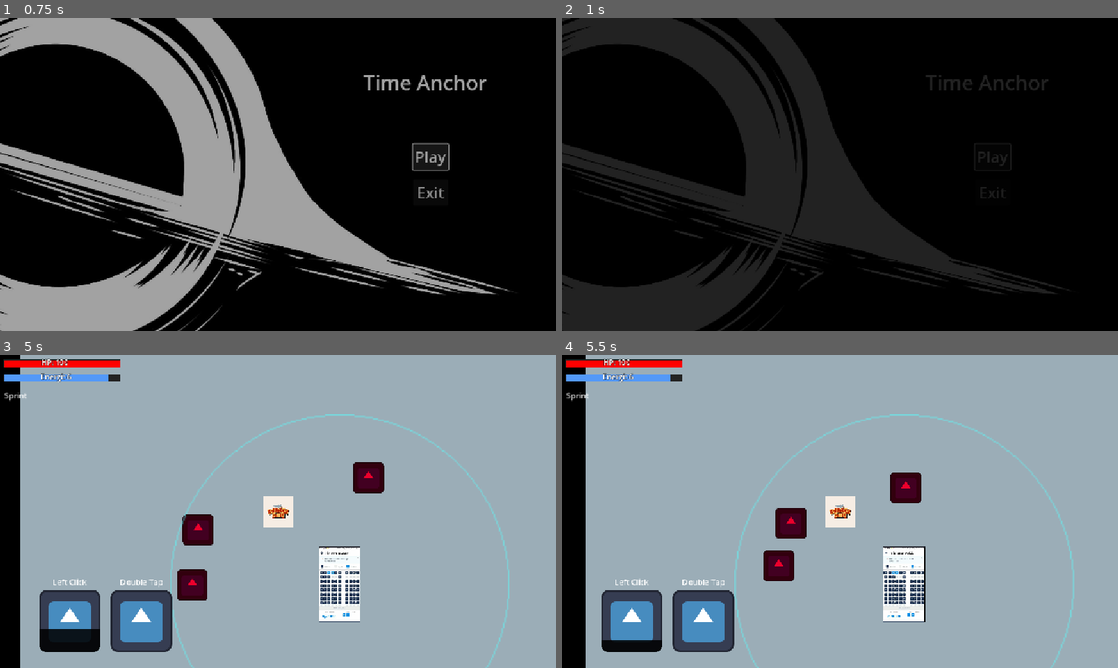
Above: before the commit, frames 1-4 (two rows, left to right).
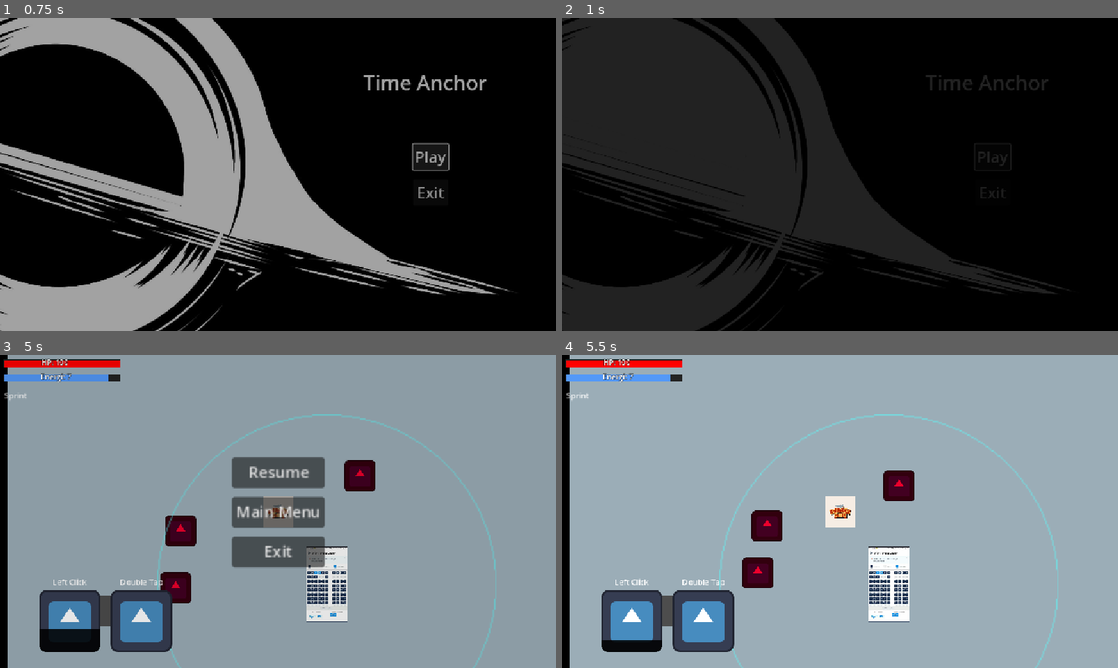
Above: after the commit, the same moments.

Repository: awanswangd/TimeAnchor
Game: Godot game, scene res://Scene/main_menu.tscn
Same seed, same stepped clock (60 frames per second), same inputs: the game is played once before the commit and once after it. The engine's default icon, where the game draws it, is replaced by a stand-in: a white triangle on a blue panel in a dark square. Sound files missing from this copy of the repository are replaced by a short silence.
Inputs (mouse positions are in pixels of both pictures, inside the frame that each line leads up to):
- Up to frame 1 (0.75 s): click "Play" at 0.5 s
- Up to frame 2 (1 s): no input
- Up to frame 3 (5 s): move the mouse to (400, 495) at 1.27 s; hold Right (ui_right) 1.28-2.03 s; hold Space (detonate) 1.28-2.03 s; click (400, 495) at 1.55 s; tap Enter at 2 s; move the mouse to (166, 527) at 2.02 s; hold Down (ui_down) 2.03-2.78 s; click (166, 527) at 2.1 s; tap Space (detonate) at 2.3, 3.8 s; move the mouse to (333, 442) at 2.77 s; hold Right (ui_right) 2.78-3.53 s; hold Space (detonate) 2.78-3.53 s; click (333, 442) at 3.05 s; move the mouse to (250, 574) at 3.52 s; hold Up (ui_up) 3.53-4.28 s; click (250, 574) at 3.6 s; move the mouse to (444, 558) at 4.27 s; hold Left (ui_left) from 4.28 s (still down); hold Shift (sprint) from 4.28 s (still down); click (444, 558) at 4.55 s; tap Escape (Pause, bound only after the commit) at 4.9 s
- Up to frame 4 (5.5 s): release Left (ui_left) at 5 s; release Shift (sprint) at 5 s; click (840, 473) at 5 s, where only the run after the commit has a clickable "Resume"

Frame 1 is identical in both runs. In frame 2, 11% of the frame differs, in the area x 0-34%, y 8-57%; in frame 3, 13%, in the area x 0-92%, y 0-100%; in frame 4, 7.3%.

Commit message:
Add pause menu and audio management features
- Implemented a pause menu scene with resume, main menu, and exit buttons.
- Created an audio manager script to handle background music and sound effects.
- Added functionality to play, stop, and pause background music.
- Integrated sound effect playback with pitch randomization.
- Imported an explosion suspense audio file for use in the game.

Diff:
--- a/Scene/main.tscn
+++ b/Scene/main.tscn
@@ -8,9 +8,11 @@
 [ext_resource type="Script" uid="uid://dx5tuvp2ugmt1" path="res://Scripts/enemy_spawner.gd" id="6_1xcnr"]
 [ext_resource type="Script" uid="uid://ccquy3ffukec5" path="res://Scripts/ui_manager.gd" id="6_ow1sv"]
 [ext_resource type="Script" uid="uid://c31nxo4fgt5n2" path="res://Scripts/game_manager.gd" id="7_ow1sv"]
+[ext_resource type="AudioStream" uid="uid://1xcpnybgg8sf" path="res://Audio/Bgm1.mp3" id="8_0sxm5"]
 [ext_resource type="PackedScene" uid="uid://bbcxsqq6pge3p" path="res://Scene/HealthBar.tscn" id="9_3pt4j"]
 [ext_resource type="PackedScene" uid="uid://kq33rjky8c81" path="res://Scene/SkillUI.tscn" id="9_c2iwn"]
 [ext_resource type="PackedScene" uid="uid://ddysq8c7hxaty" path="res://Scene/EnergyBar.tscn" id="10_7y4ci"]
+[ext_resource type="PackedScene" uid="uid://7s7cny7wu3so" path="res://Scene/pause_menu.tscn" id="14_hspdg"]
 
 [sub_resource type="TileSetAtlasSource" id="TileSetAtlasSource_2wwxx"]
 texture = ExtResource("1_sblpm")
@@ -52,7 +54,7 @@
 
 [node name="GameManager" type="Node" parent="." groups=["game_manager"]]
 script = ExtResource("7_ow1sv")
-survival_duration = 120.0
+bgm_act_1 = ExtResource("8_0sxm5")
 
 [node name="UIManager" type="CanvasLayer" parent="." groups=["ui_mannager"]]
 process_mode = 3
@@ -243,3 +245,5 @@
 grow_vertical = 2
 theme_override_font_sizes/font_size = 32
 text = "Objective Text"
+
+[node name="PauseMenu" parent="." instance=ExtResource("14_hspdg")]
--- a/Scene/main_menu.tscn
+++ b/Scene/main_menu.tscn
@@ -1,7 +1,8 @@
-[gd_scene load_steps=12 format=3 uid="uid://bur8sbp3qbgql"]
+[gd_scene load_steps=13 format=3 uid="uid://bur8sbp3qbgql"]
 
-[ext_resource type="Script" uid="uid://bp14rno1pri66" path="res://Scripts/main_menu.gd" id="1_ftydy"]
+[ext_resource type="Script" uid="uid://bp14rno1pri66" path="res://scripts/main_menu.gd" id="1_ftydy"]
 [ext_resource type="Texture2D" uid="uid://cftoflvb7v26w" path="res://Assets/Background_MainMenu_Animated.png" id="2_87ipw"]
+[ext_resource type="AudioStream" uid="uid://dau7djt5gqovh" path="res://Audio/Main_Menu.mp3" id="2_hii65"]
 
 [sub_resource type="AtlasTexture" id="AtlasTexture_87ipw"]
 atlas = ExtResource("2_87ipw")
@@ -38,42 +39,33 @@
 [sub_resource type="SpriteFrames" id="SpriteFrames_ejkra"]
 animations = [{
 "frames": [{
-"duration": 1.0,
+"duration": 0.1,
 "texture": SubResource("AtlasTexture_87ipw")
 }, {
-"duration": 1.0,
+"duration": 0.1,
 "texture": SubResource("AtlasTexture_hii65")
 }, {
-"duration": 1.0,
+"duration": 1.5,
 "texture": SubResource("AtlasTexture_kqsxi")
 }, {
-"duration": 1.0,
+"duration": 0.5,
 "texture": SubResource("AtlasTexture_pvidh")
 }, {
-"duration": 1.0,
+"duration": 0.5,
 "texture": SubResource("AtlasTexture_hptlk")
 }, {
-"duration": 1.0,
+"duration": 0.5,
 "texture": SubResource("AtlasTexture_oqads")
 }, {
-"duration": 1.0,
+"duration": 0.5,
 "texture": SubResource("AtlasTexture_s2f1d")
 }, {
-"duration": 1.0,
+"duration": 0.5,
 "texture": SubResource("AtlasTexture_ejkra")
-}, {
-"duration": 1.0,
-"texture": SubResource("AtlasTexture_kqsxi")
-}, {
-"duration": 1.0,
-"texture": SubResource("AtlasTexture_hii65")
-}, {
-"duration": 1.0,
-"texture": SubResource("AtlasTexture_87ipw")
 }],
 "loop": true,
 "name": &"default",
-"speed": 5.0
+"speed": 1.0
 }]
 
 [node name="MainMenu" type="Control"]
@@ -86,12 +78,14 @@
 grow_horizontal = 2
 grow_vertical = 2
 script = ExtResource("1_ftydy")
+Bgm_Lobby = ExtResource("2_hii65")
 
 [node name="Background" type="AnimatedSprite2D" parent="."]
 position = Vector2(576, 408)
 scale = Vector2(0.725, 0.725)
 sprite_frames = SubResource("SpriteFrames_ejkra")
-frame_progress = 0.223127
+autoplay = "default"
+frame_progress = 0.249731
 metadata/_edit_use_anchors_ = true
 
 [node name="TitleLabel" type="Label" parent="."]
--- /dev/null
+++ b/Scene/pause_menu.tscn
@@ -0,0 +1,46 @@
+[gd_scene load_steps=2 format=3 uid="uid://7s7cny7wu3so"]
+
+[ext_resource type="Script" uid="uid://c5xtyimbf33l2" path="res://Scripts/pause_menu.gd" id="1_i3got"]
+
+[node name="PauseMenu" type="CanvasLayer"]
+process_mode = 3
+script = ExtResource("1_i3got")
+
+[node name="ColorRect" type="ColorRect" parent="."]
+anchors_preset = 15
+anchor_right = 1.0
+anchor_bottom = 1.0
+grow_horizontal = 2
+grow_vertical = 2
+color = Color(0, 0, 0, 0.0980392)
+metadata/_edit_use_anchors_ = true
+
+[node name="VBoxContainer" type="VBoxContainer" parent="."]
+anchors_preset = 8
+anchor_left = 0.5
+anchor_top = 0.5
+anchor_right = 0.5
+anchor_bottom = 0.5
+offset_left = -96.0
+offset_top = -111.5
+offset_bottom = -0.5
+grow_horizontal = 2
+grow_vertical = 2
+scale = Vector2(2, 2)
+theme_override_constants/separation = 9
+
+[node name="ResumeButton" type="Button" parent="VBoxContainer"]
+layout_mode = 2
+text = "Resume"
+
+[node name="MainMenuButton" type="Button" parent="VBoxContainer"]
+layout_mode = 2
+text = "Main Menu"
+
+[node name="ExitButton" type="Button" parent="VBoxContainer"]
+layout_mode = 2
+text = "Exit"
+
+[connection signal="pressed" from="VBoxContainer/ResumeButton" to="." method="_on_resume_button_pressed"]
+[connection signal="pressed" from="VBoxContainer/MainMenuButton" to="." method="_on_main_menu_button_pressed"]
+[connection signal="pressed" from="VBoxContainer/ExitButton" to="." method="_on_exit_button_pressed"]
--- a/Scene/timeanchor.tscn
+++ b/Scene/timeanchor.tscn
@@ -1,8 +1,10 @@
-[gd_scene load_steps=6 format=3 uid="uid://cpn2jl5qoe57h"]
+[gd_scene load_steps=8 format=3 uid="uid://cpn2jl5qoe57h"]
 
 [ext_resource type="Script" uid="uid://vny3k1s52dda" path="res://Scripts/timeanchor.gd" id="1_h5wji"]
 [ext_resource type="Texture2D" uid="uid://dupkw7nbisfb0" path="res://Assets/aura_lingkaran.png" id="2_5x01l"]
 [ext_resource type="Texture2D" uid="uid://dktq4n7ysmt64" path="res://Assets/Screenshot 2026-05-03 210442.png" id="2_6omjd"]
+[ext_resource type="AudioStream" uid="uid://d3g3el5l51f5v" path="res://Audio/explosion_suspense.wav" id="2_txlc8"]
+[ext_resource type="AudioStream" uid="uid://cerd2xbnlfh2x" path="res://Audio/Ledakan_Anchor.wav" id="3_5a4ed"]
 
 [sub_resource type="CircleShape2D" id="CircleShape2D_6omjd"]
 radius = 128.004
@@ -15,6 +17,8 @@
 collision_mask = 0
 script = ExtResource("1_h5wji")
 radius = 5
+sfx_explosion_suspense = ExtResource("2_txlc8")
+sfx_explosion = ExtResource("3_5a4ed")
 
 [node name="AuraArea" type="Area2D" parent="."]
 
--- /dev/null
+++ b/Scripts/audio_manager.gd
@@ -0,0 +1,36 @@
+extends Node
+
+var bgm_player: AudioStreamPlayer
+
+func _ready() -> void:
+	bgm_player = AudioStreamPlayer.new()
+	bgm_player.bus = "Master"
+	add_child(bgm_player)
+
+func play_bgm(stream: AudioStream) -> void:
+	if stream == null: return
+
+	# Kalau lagunya sama dan lagi jalan, jangan di-restart biar ga kedengaran aneh
+	if bgm_player.stream == stream and bgm_player.playing:
+		return
+
+	bgm_player.stream = stream
+	bgm_player.play()
+
+func stop_bgm() -> void:
+	bgm_player.stop()
+
+func pause_bgm(is_paused: bool) -> void:
+	bgm_player.stream_paused = is_paused
+
+
+func play_sfx(stream: AudioStream, randomize_pitch: bool = false) -> void:
+	if stream == null: return
+	var sfx_player = AudioStreamPlayer.new()
+	sfx_player.stream = stream
+	if randomize_pitch:
+		sfx_player.pitch_scale = randf_range(0.9, 1.1)
+
+	add_child(sfx_player)
+	sfx_player.play()
+	sfx_player.finished.connect(func(): sfx_player.queue_free())
--- a/Scripts/game_manager.gd
+++ b/Scripts/game_manager.gd
@@ -8,6 +8,11 @@
 @export var tutorial_enemy_amount: int = 3 #Jumlah musuh di Babak 1
 @export var survival_duration: float = 120 #2 Menit untuk Babak 2
 @export var warp_duration: float = 60 #Waktu nahan Black Hole di Babak 3
+
+@export_category("Audio")
+@export var bgm_act_1: AudioStream #Musik misterius/sepi
+@export var bgm_act_2: AudioStream #Musik panik/survival
+@export var bgm_act_3: AudioStream #Musik bos epik
 
 var current_timer: float = 0.0
 var tentacles_left: int = 0
@@ -60,6 +65,8 @@
 
 	if not Global.is_tutorial_done:
 		mulai_monolog_tutorial()
+	if bgm_act_1 != null:
+		AudioManager.play_bgm(bgm_act_1)
 	is_game_active = true
 
 func process_act_1(_delta: float) -> void:
@@ -122,7 +129,6 @@
 func start_act_3() -> void:
 	current_phase = Phase.ACT_3_BOSS
 	current_timer = warp_duration
-	print("🕳️ MEMASUKI BABAK 3: BLACK HOLE!")
 
 	var player = get_tree().get_first_node_in_group("player")
 	if player != null and player.has_method("set_blackhole_active"):
@@ -146,10 +152,30 @@
 		else:
 			trigger_game_over_warp_failed()
 
+func trigger_game_over_warp_failed() -> void:
+	set_process(false)
+	munculkan_dialog([
+		"Pilot|KAPTEN! Waktu habis! Integritas lambung 0%! Mesin warp mati!",
+		"System|CRITICAL ERROR. HULL BREACH DETECTED. WELCOME TO THE VOID."
+		])
+
+	if ui_manager.has_method("show_game_over"):
+		ui_manager.show_game_over()
+		set_process(false)
+
+func trigger_you_win() -> void:
+	set_process(false)
+	munculkan_dialog([
+		"Pilot|Luar biasa Kapten! Semua cengkeraman entitas kosmik itu sudah hancur!",
+		"Kapten|Jalur sudah bersih! Tarik tuasnya sekarang!!",
+		"Pilot|Warping in 3... 2... 1... KITA BERHASIL LOLOS!"
+	])
+	if ui_manager.has_method("show_win"):
+		ui_manager.show_win()
+
 func spawn_tentacles() -> void:
 	var arena = get_tree().get_first_node_in_group("arena")
 	if arena == null:
-		print("Waduh, TileMapLayer 'arena' ga ketemu!")
 		return
 	var used_rect = arena.get_used_rect()
 	var padding = 2
@@ -171,41 +197,15 @@
 			tentacle.global_position = point
 			get_parent().add_child(tentacle)
 			tentacles_left += 1
-		else:
-			print("ERROR: tentacle_scene belum di-load di GameManager!")
-
-	print("4 TENTAKEL KOSMIK MUNCUL")
+
 
 func tentacle_destroyed() -> void:
 	tentacles_left -= 1
-	print("Sisa Tentakel: ", tentacles_left)
 
 	if tentacles_left <= 0:
-		print("JALUR WARP BERSIH! BERTAHANLAH SAMPAI WAKTU HABIS!")
 		if ui_manager != null and ui_manager.has_method("show_survival_objective"):
 			ui_manager.show_survival_objective()
 
-func trigger_game_over_warp_failed() -> void:
-	set_process(false)
-	munculkan_dialog([
-		"Pilot|KAPTEN! Waktu habis! Integritas lambung 0%! Mesin warp mati!",
-		"System|CRITICAL ERROR. HULL BREACH DETECTED. WELCOME TO THE VOID."
-		])
-
-	if ui_manager.has_method("show_game_over"):
-		ui_manager.show_game_over()
-		set_process(false)
-
-func trigger_you_win() -> void:
-	print("SEMUA TENTAKEL HANCUR! WARP BERHASIL!")
-	set_process(false)
-	munculkan_dialog([
-		"Pilot|Luar biasa Kapten! Semua cengkeraman entitas kosmik itu sudah hancur!",
-		"Kapten|Jalur sudah bersih! Tarik tuasnya sekarang!!",
-		"Pilot|Warping in 3... 2... 1... KITA BERHASIL LOLOS!"
-	])
-	if ui_manager.has_method("show_win"):
-		ui_manager.show_win()
 
 func munculkan_dialog(teks_array: Array) -> void:
 	if dialog_scene != null:
--- a/Scripts/main_menu.gd
+++ b/Scripts/main_menu.gd
@@ -2,12 +2,15 @@
 
 @onready var play_button: Button = $VBoxContainer/PlayButton
 @onready var quit_button: Button = $VBoxContainer/ExitButton
+@export var Bgm_Lobby: AudioStream
 
 func _ready() -> void:
+	AudioManager.play_bgm(Bgm_Lobby)
 	play_button.pressed.connect(_on_play_pressed)
 	quit_button.pressed.connect(_on_quit_pressed)
 
 func _on_play_pressed() -> void:
+	AudioManager.stop_bgm()
 	Transition.change_scene("res://Scene/main.tscn")
 
 func _on_quit_pressed() -> void:
--- /dev/null
+++ b/Scripts/pause_menu.gd
@@ -0,0 +1,28 @@
+extends CanvasLayer
+
+func _ready() -> void:
+	hide()
+
+func _input(event: InputEvent) -> void:
+	if event.is_action_pressed("Pause"):
+		toggle_pause()
+
+func toggle_pause() -> void:
+	var is_paused = not get_tree().paused
+	get_tree().paused = is_paused
+	visible = is_paused
+	if AudioManager != null and AudioManager.has_method("pause_bgm"):
+		AudioManager.pause_bgm(is_paused)
+
+
+func _on_resume_button_pressed() -> void:
+	toggle_pause()
+
+func _on_main_menu_button_pressed() -> void:
+	get_tree().paused = false
+	if AudioManager != null and AudioManager.has_method("stop_bgm"):
+		AudioManager.stop_bgm()
+	Transition.change_scene("res://Scene/main_menu.tscn")
+
+func _on_exit_button_pressed() -> void:
+	get_tree().quit()
--- a/Scripts/player.gd
+++ b/Scripts/player.gd
@@ -24,6 +24,8 @@
 var current_energy: int
 var sprint_tick_timer: float = 0.0
 var is_blackhole_active: bool = false
+var is_invincible: bool = false
+
 #DASH SYSTEM
 @export_group("Dash Settings")
 @export var dash_speed_multiplier: float = 3.5
@@ -45,6 +47,13 @@
 @export var anchor_cooldown_time: float = 3.0
 var anchor_current_cooldown: float = 0.0
 
+#REGEN SETTINGS (SISTEM HAFIZ)
+@export_group("Regen Settings")
+@export var regen_rate: float = 1.0 # Darah yang nambah per detik
+@export var regen_delay: float = 2.0 # Tunggu 2 detik setelah dipukul buat regen
+var time_since_last_hit: float = 0.0
+var hp_float: float = 100.0
+
 #ENVIRONMENT (VOID DAMAGE)
 var void_damage_interval: float = 0.5
 var void_damage_timer: float = 0.0
@@ -53,6 +62,7 @@
 	add_to_group("player")
 	current_health = max_health
 	current_energy = starting_energy
+	hp_float = float(max_health) # Inisialisasi regen
 
 	var hb = get_tree().get_first_node_in_group("health_bar")
 	if hb != null and hb.has_method("init_health"):
@@ -70,8 +80,26 @@
 		anchor_current_cooldown -= delta
 	check_double_tap(delta)
 	handle_movement(delta)
+
 	if not is_dashing:
 		check_void_damage(delta)
+
+	# --- SISTEM AUTO REGEN HAFIZ ---
+	time_since_last_hit += delta
+	if time_since_last_hit >= regen_delay and current_health < max_health:
+		hp_float += regen_rate * delta
+		var new_health = int(hp_float)
+
+		if new_health > current_health:
+			current_health = new_health
+			if current_health > max_health:
+				current_health = max_health
+
+			health_changed.emit(current_health)
+			var hb = get_tree().get_first_node_in_group("health_bar")
+			if hb != null:
+				hb.set_deferred("health", current_health)
+	# --------------------------------
 
 func _unhandled_input(event: InputEvent) -> void:
 	if event.is_action_pressed("place_anchor"):
@@ -133,7 +161,6 @@
 					last_key_pressed = ""
 					return
 			else:
-				# Ketukan pertama
 				last_key_pressed = action
 				double_tap_timer = double_tap_window
 
@@ -141,7 +168,6 @@
 	is_dashing = true
 	dash_direction = Input.get_vector("ui_left", "ui_right", "ui_up", "ui_down")
 
-	# Jaga-jaga kalau input vector entah kenapa 0
 	if dash_direction == Vector2.ZERO:
 		dash_direction = Vector2.RIGHT
 
@@ -158,16 +184,16 @@
 	if eb != null:
 		eb.set_deferred("energy", current_energy)
 
+	# --- MEKANIK I-FRAME 0,3 DETIK ---
+	is_invincible = true
+	await get_tree().create_timer(0.3).timeout
+	is_invincible = false
+	# ---------------------------------
+
 func try_place_anchor() -> void:
-	#Cek 1
-	if anchor_current_cooldown > 0:
-		return
-	#Cek 2
-	if time_anchor_scene == null:
-		return
-	#Cek 3
-	if current_energy < anchor_cost:
-		return
+	if anchor_current_cooldown > 0: return
+	if time_anchor_scene == null: return
+	if current_energy < anchor_cost: return
 
 	current_energy -= anchor_cost
 	anchor_current_cooldown = anchor_cooldown_time
@@ -175,9 +201,11 @@
 	var eb = get_tree().get_first_node_in_group("energy_bar")
 	if eb != null:
 		eb.set_deferred("energy", current_energy)
+
 	var cam = get_tree().get_first_node_in_group("camera")
 	if cam != null and cam.has_method("apply_shake"):
 		cam.apply_shake(4.5)
+
 	var anchor = time_anchor_scene.instantiate()
 	anchor.global_position = global_position
 	get_tree().current_scene.add_child(anchor)
@@ -188,10 +216,22 @@
 		skill_ui.start_anchor_cooldown()
 
 func take_damage(amount: int) -> void:
+	# --- CEK I-FRAME SEBELUM NGURANGIN DARAH ---
+	if is_invincible:
+		return
+	# -------------------------------------------
+
 	if current_health <= 0:
 		return
+
 	current_health -= amount
 	health_changed.emit(current_health)
+
+	# --- RESET TIMER REGEN & SINKRONISASI ---
+	time_since_last_hit = 0.0
+	hp_float = float(current_health)
+	# ----------------------------------------
+
 	var cam = get_tree().get_first_node_in_group("camera")
 	if cam != null and cam.has_method("apply_shake"):
 		cam.apply_shake(3.5)
@@ -205,7 +245,6 @@
 
 	if current_health <= 0:
 		die()
-
 
 func die() -> void:
 	player_died.emit()
@@ -217,8 +256,7 @@
 		ui.show_game_over()
 
 func check_void_damage(delta: float) -> void:
-	if arena_tilemap == null:
-		return
+	if arena_tilemap == null: return
 
 	void_damage_timer += delta
 
--- a/Scripts/timeanchor.gd
+++ b/Scripts/timeanchor.gd
@@ -6,6 +6,8 @@
 var is_player_inside: bool = false
 var tile_size: float = 64.0
 @onready var aura_visual: Sprite2D = $AuraArea/AuraVisual
+@export var sfx_explosion_suspense: AudioStream
+@export var sfx_explosion: AudioStream
 
 func _ready() -> void:
 	setup_aura_visual_size()
@@ -38,7 +40,9 @@
 	aura_visual.scale = Vector2(required_scale, required_scale)
 
 func detonate() -> void:
-	print("BOOM! Time Anchor Meledak!")
+	AudioManager.play_sfx(sfx_explosion_suspense, true)
+	await get_tree().create_timer(1.0).timeout
+	AudioManager.play_sfx(sfx_explosion, true)
 	var cam = get_tree().get_first_node_in_group("camera")
 	if cam != null and cam.has_method("apply_shake"):
 		cam.apply_shake(15.0)
@@ -51,13 +55,9 @@
 	if area == null: return
 
 	var overlapping_bodies = area.get_overlapping_bodies()
-	print("Benda yang kena ledakan: ", overlapping_bodies)
 	for body in overlapping_bodies:
 		if body.is_in_group("enemy") and body.has_method("die"):
-			print("Musuh ini punya fungsi die, bunuh!")
 			body.die()
-		else:
-				print("ERROR: Musuh ini GA PUNYA fungsi die!")
 		area.monitoring = false
 	if aura_visual != null:
 		aura_visual.hide()
@@ -73,7 +73,6 @@
 	var grid_manager = get_tree().get_first_node_in_group("grid_manager")
 
 	if tilemap == null or grid_manager == null:
-		print("ERROR: Tilemap atau GridManager tidak ditemukan!")
 		return
 
 	var local_pos = tilemap.to_local(global_position)
--- a/project.godot
+++ b/project.godot
@@ -23,6 +23,7 @@
 
 Transition="*res://Scene/transition_manager.tscn"
 Global="*res://Scripts/global.gd"
+AudioManager="*res://Scripts/audio_manager.gd"
 
 [display]
 
@@ -85,3 +86,8 @@
 "events": [Object(InputEventKey,"resource_local_to_scene":false,"resource_name":"","device":-1,"window_id":0,"alt_press …(191 unchanged characters)…
 ]
 }
+Pause={
+"deadzone": 0.2,
+"events": [Object(InputEventKey,"resource_local_to_scene":false,"resource_name":"","device":-1,"window_id":0,"alt_pressed":false,"shift_pressed":false,"ctrl_pressed":false,"meta_pressed":false,"pressed":false,"keycode":0,"physical_keycode":4194305,"key_label":0,"unicode":0,"location":0,"echo":false,"script":null)
+]
+}
Not shown, added: Audio/Bgm1.mp3.import
Not shown, added: Audio/Bgm3_(mungkin).mp3.import
Not shown, added: Audio/Ledakan_Anchor.wav.import
Not shown, added: Audio/Main_Menu.mp3.import
Not shown, added: Audio/explosion_suspense.wav.import
Not shown: 1 places in Scene/main.tscn that only renumber resources
Not shown, added: Scripts/audio_manager.gd.uid
Not shown, added: Scripts/pause_menu.gd.uid
Not shown, added: Audio/Bgm1.mp3
Not shown, added: Audio/Bgm3_(mungkin).mp3
Not shown, added: Audio/Ledakan_Anchor.wav
Not shown, added: Audio/Main_Menu.mp3
(and 1 more such lines)
